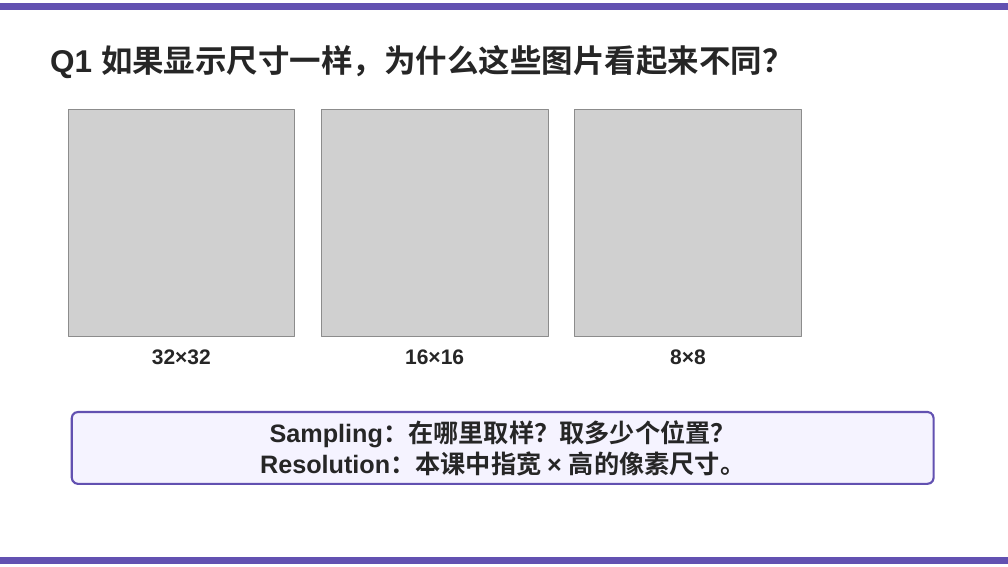
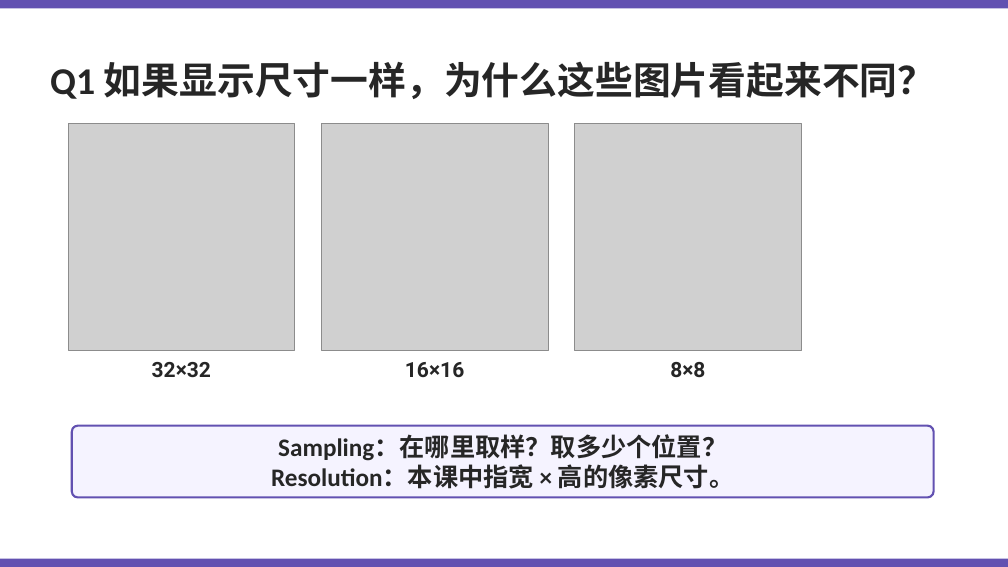
Before and after one commit to Kunonepeng/shtick, a slide deck: slide 6 of 1-2-encoding/1-2-3-image-encoding/image-encoding-v1.pptx. Drawn at 1008x567 pixels with LibreOffice and Linux fonts; fonts in the diff are those of the drawing; grey boxes stand for pictures. Boxes give left, top, right and bottom in pixels: in the first picture for what was removed or moved away, otherwise in the second. Text is boxed around its words. In the diff, an @@ line names an element or a change of style, - is before the commit and + after.

Commit message:
Fix image encoding deck style and lesson status

```diff
--- a/1-2-encoding/1-2-3-image-encoding/image-encoding-v1.pptx
+++ b/1-2-encoding/1-2-3-image-encoding/image-encoding-v1.pptx
@@ rectangle moved from (x1=0, y1=4, x2=1008, y2=10) to (x1=0, y1=0, x2=1008, y2=8) @@
@@ rectangle at (x1=0, y1=0, x2=1008, y2=8): outline #6251B1 1 pt to none @@
@@ text "Q1 如果显示尺寸一样，为什么这些图片看起来不同？" moved from (x1=50, y1=45, x2=794, y2=78) to (x1=50, y1=62, x2=936, y2=99) @@
@@ text "Q1 如果显示尺寸一样，为什么这些图片看起来不同？" at (x1=50, y1=62, x2=936, y2=99): size 30 to 36 pt, font Arial to Calibri @@
@@ font Arial to Roboto in 3 elements at (x1=152, y1=362, x2=211, y2=377), (x1=405, y1=362, x2=464, y2=377), (x1=670, y1=362, x2=705, y2=377) @@
@@ 4 texts, 3 pictures, 1 rounded rectangle moved together from (x1=68, y1=110, x2=934, y2=484) to (x1=68, y1=123, x2=934, y2=498) @@
@@ text "Sampling：在哪里取样？取多少个位置？" at (x1=271, y1=436, x2=734, y2=489): font Arial to Calibri @@
@@ rectangle at (x1=0, y1=559, x2=1008, y2=567): outline #6251B1 1 pt to none @@
@@ rectangle moved from (x1=0, y1=557, x2=1008, y2=563) to (x1=0, y1=559, x2=1008, y2=567) @@
```
Also in this commit, not shown: 25 other slides changed, 2 other files.
